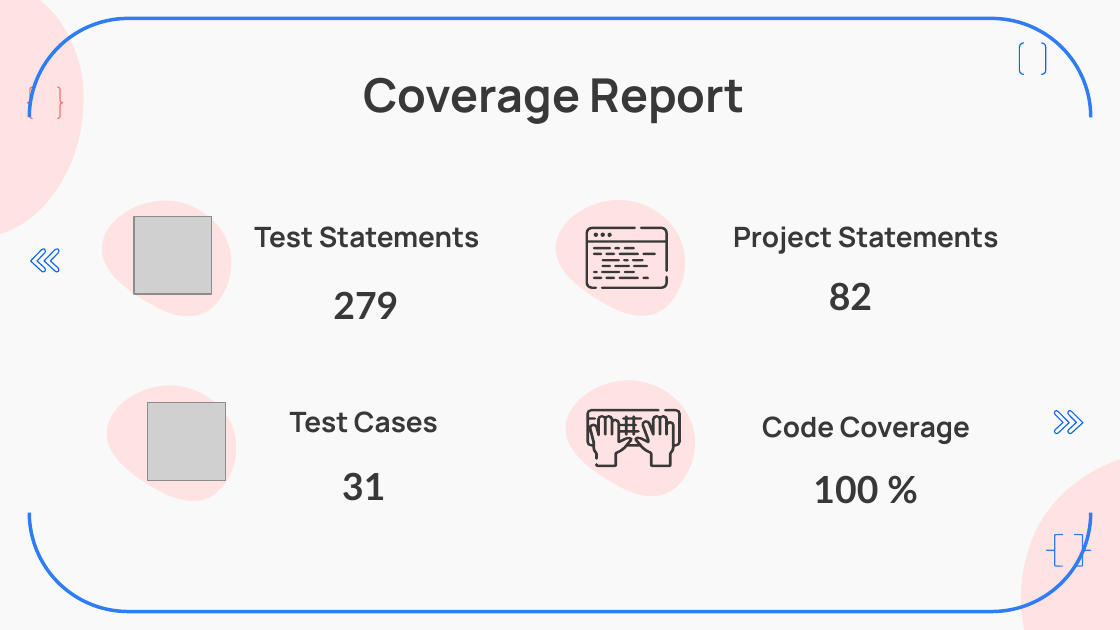
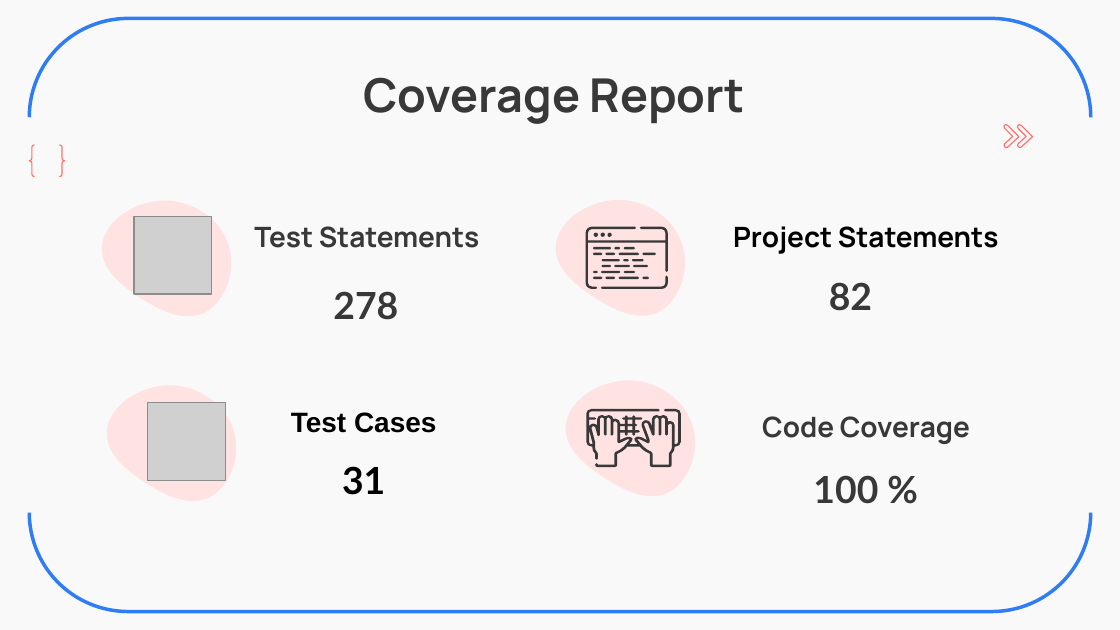
Before and after one commit to ZavierHuang/RESTFUL-API-DESIGN, a slide deck: slide 15 of 黃昱叡_SW2_Backend_Practice.pptx (slide 14 before the commit). Drawn at 1120x630 pixels with LibreOffice and Linux fonts; fonts in the diff are those of the drawing; grey boxes stand for pictures. Boxes give left, top, right and bottom in pixels: in the first picture for what was removed or moved away, otherwise in the second. Text is boxed around its words. In the diff, an @@ line names an element or a change of style, - is before the commit and + after.

```diff
--- a/黃昱叡_SW2_Backend_Practice.pptx
+++ b/黃昱叡_SW2_Backend_Practice.pptx
@@ freeform shape removed at (0,0,93,239) @@
@@ bracket pair removed at (1019,43,1046,74) @@
@@ brace pair: place and size @@
-brace pair at (27,87,63,119)
+brace pair at (29,144,65,176)
@@ freeform shape added at (1004,124,1018,148), fill #F9F9F9, outline #FF6E6B 0.75 pt @@
@@ freeform shape added at (1017,124,1033,148), fill #F9F9F9, outline #FF6E6B 0.75 pt @@
@@ text "Project Statements" at (733,226,999,254): text colour #383838 to #000000; line spacing 1.15 to 1 @@
@@ freeform shape removed at (30,249,45,272) @@
@@ freeform shape removed at (44,249,59,272) @@
@@ text at (333,291,398,320): text changed @@
-279
+278
@@ text "Test Cases" at (291,412,436,433): font Manrope to Arial, text colour #383838 to #000000; line spacing 1.15 to 1 @@
@@ freeform shape removed at (969,389,1120,630) @@
@@ freeform shape removed at (1054,411,1068,435) @@
@@ freeform shape removed at (1067,411,1083,435) @@
@@ text "31" at (342,466,385,495): text colour #383838 to #000000; line spacing 1.15 to 1 @@
@@ left brace removed at (1046,534,1063,566) @@
@@ left brace removed at (1074,534,1091,566) @@
```
Also in this commit, not shown: 17 other slides changed, 1 slide added, 2 other files.
